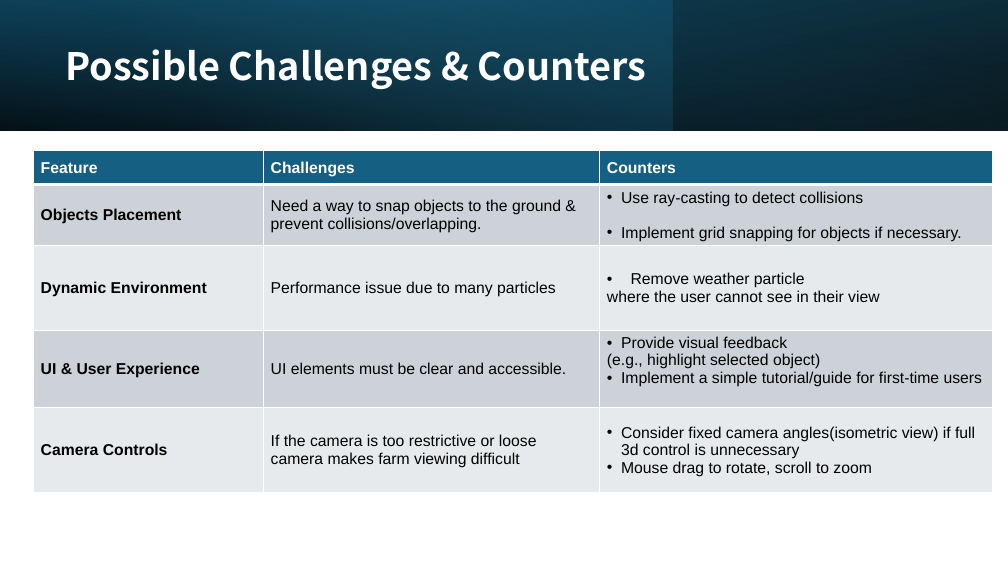
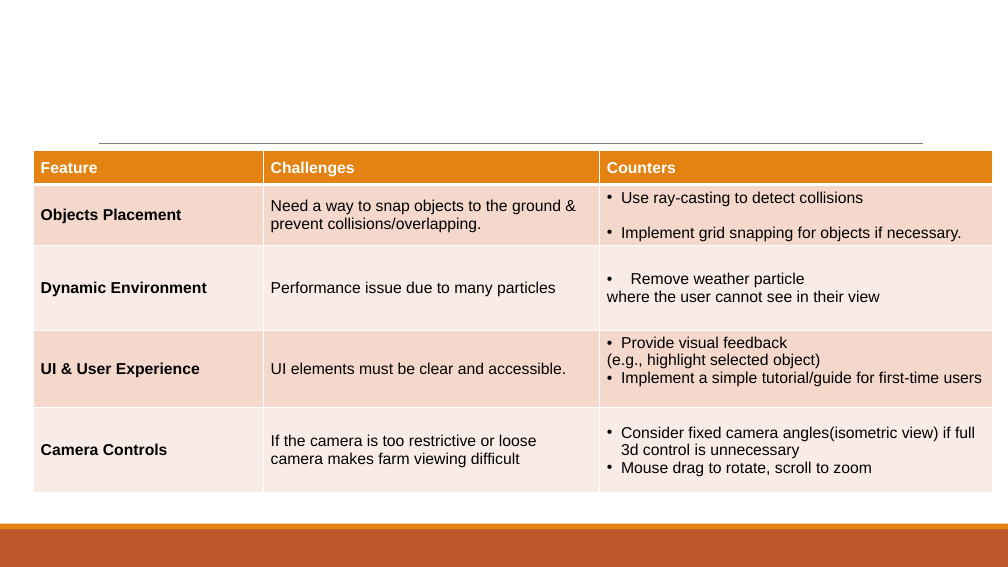
Before and after one commit to salieri009/ThreeJSUTS26, a slide deck: slide 7 of Group26Presentation.pptx. Drawn at 1008x567 pixels with LibreOffice and Linux fonts; fonts in the diff are those of the drawing. Boxes give left, top, right and bottom in pixels: in the first picture for what was removed or moved away, otherwise in the second. Text is boxed around its words. In the diff, an @@ line names an element or a change of style, - is before the commit and + after.

```diff
--- a/Group26Presentation.pptx
+++ b/Group26Presentation.pptx
@@ rectangle removed at (x1=0, y1=0, x2=1008, y2=130) @@
@@ rectangle removed at (x1=0, y1=0, x2=672, y2=130) @@
@@ rectangle removed at (x1=0, y1=0, x2=1008, y2=130) @@
@@ title removed at (x1=65, y1=49, x2=647, y2=89) @@
-Possible Challenges & Counters
@@ line added from (99, 144) to (923, 144), #808080 0.5 pt @@
@@ table at (x1=34, y1=150, x2=994, y2=501) @@
@@ fill #156082 to #E48312 in row 1 @@
@@ fill #CCD2D8 to #F5D9CC in 6 cells @@
@@ fill #E8EAED to #FAEDE7 in 6 cells @@
@@ rectangle added at (x1=0, y1=529, x2=1008, y2=567), fill #BD582C @@
@@ rectangle added at (x1=0, y1=524, x2=1008, y2=529), fill #E48312 @@
```
Also in this commit, not shown: 6 other slides changed, 4 slides added, 1 other file.
